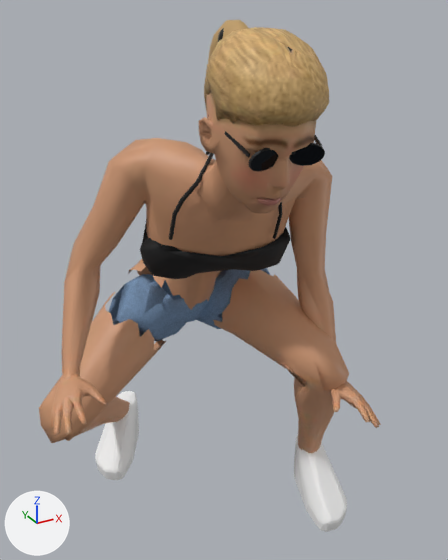
Renders of the glTF model characters/exports/aussie_girl_crowd.glb from each side of a commit.
The view is the same before and after, from a 50 mm lens placed at (-0.578, -1.108, 1.113), pointed at (-0.01, -0.075, 0.597). The axes (+X, +Y, +Z) are drawn at lower left. The lights are the same throughout. The first picture is the older version. Both versions are drawn at frame 0 of the action 'jump'; the numbers are the values there. Vertices at exactly the same position are counted once.

In view in the first picture: 'aussie_girl_crowd'.
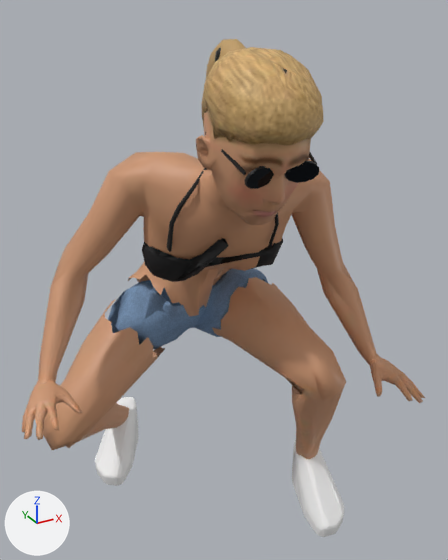
The change in detail:
me_aussie_girl_body_015 is used by ob_aussie_girl_crowd; location (0.0, 0.0, 0.0).
me_aussie_girl_body_015 had 2745 vertices, 5255 faces and spanned x -0.41..0.252, y -0.46..0.309, z -0.01..1.097.
me_aussie_girl_body_015 now has 2745 vertices, 5255 faces and spans x -0.459..0.309, y -0.45..0.316, z -0.033..1.071.
me_aussie_girl_body_015 part 1: the loose piece of 132 vertices spanning x -0.396..-0.088, y -0.048..0.272, z 0.093..0.536 is moved by (0.0, 0.007, -0.023).
me_aussie_girl_body_015 part 2: the loose piece of 137 vertices spanning x 0.005..0.229, y -0.311..0.024, z 0.1..0.59 is moved by (0.0, 0.007, -0.023).
me_aussie_girl_body_015 part 3: the loose piece of 317 vertices spanning x -0.181..-0.028, y -0.46..-0.257, z 0.904..1.089 is moved by (0.001, 0.011, -0.026).
me_aussie_girl_body_015 part 4: the loose piece of 33 vertices spanning x -0.124..-0.071, y -0.275..-0.254, z 1.042..1.094 is moved by (0.001, 0.011, -0.026).
me_aussie_girl_body_015 part 5: the loose piece of 124 vertices spanning x 0.147..0.252, y -0.273..-0.063, z -0.01..0.132 is moved by (0.0, 0.007, -0.023).
me_aussie_girl_body_015 part 6: the loose piece of 124 vertices spanning x -0.248..-0.093, y 0.118..0.309, z 0.001..0.143 is moved by (0.0, 0.007, -0.023).
me_aussie_girl_body_015 part 7: the loose piece of 32 vertices spanning x -0.1..-0.054, y -0.438..-0.42, z 0.916..0.947 is moved by (0.001, 0.011, -0.026).
me_aussie_girl_body_015 part 8: the loose piece of 32 vertices spanning x -0.164..-0.117, y -0.432..-0.417, z 0.915..0.946 is moved by (0.001, 0.011, -0.026).
me_aussie_girl_body_015 part 9: the loose piece of 32 vertices spanning x -0.102..-0.051, y -0.439..-0.417, z 0.915..0.949 is moved by (0.001, 0.011, -0.026).
me_aussie_girl_body_015 part 10: the loose piece of 8 vertices spanning x -0.055..-0.031, y -0.43..-0.334, z 0.937..0.98 is moved by (0.001, 0.011, -0.026).
me_aussie_girl_body_015 part 11: the loose piece of 32 vertices spanning x -0.166..-0.115, y -0.432..-0.414, z 0.914..0.948 is moved by (0.001, 0.011, -0.026).
me_aussie_girl_body_015 part 12: the loose piece of 8 vertices spanning x -0.173..-0.162, y -0.422..-0.324, z 0.935..0.978 is moved by (0.001, 0.011, -0.026).
me_aussie_girl_body_015 part 13: 1706 of 2745 vertices moved; they spanned x -0.41..0.183, y -0.447..0.207, z 0.354..1.097 and now span x -0.459..0.309, y -0.437..0.215, z 0.37..1.071; mean shift (0.008, 0.012, -0.016); largest move (-0.089, -0.106, 0.642) -> (-0.103, -0.259, 0.749).
Other edits to the shape of me_aussie_girl_body_015 do not show in these pictures.

Boxes [x1, y1, x2, y2] around the edits, measured in the pictures (448 x 560 px; the box of a moved part takes in the faces that stretch with it):
'aussie_girl_crowd', reshaped (18% wider): before [39, 20, 381, 532]; after [22, 39, 425, 537]
part 1 of me_aussie_girl_body_015, moved or reshaped: before [39, 292, 166, 443]; after [43, 299, 165, 450]
part 2 of me_aussie_girl_body_015, moved or reshaped: before [213, 270, 349, 453]; after [212, 277, 346, 459]
part 3 of me_aussie_girl_body_015, moved or reshaped: before [204, 27, 329, 126]; after [202, 47, 324, 145]
part 4 of me_aussie_girl_body_015, moved or reshaped (mostly hidden): before [218, 28, 224, 42]; after [215, 47, 221, 62]
part 5 of me_aussie_girl_body_015, moved or reshaped: before [294, 434, 347, 532]; after [292, 440, 344, 537]
part 6 of me_aussie_girl_body_015, moved or reshaped: before [95, 391, 139, 480]; after [95, 397, 139, 486]
part 7 of me_aussie_girl_body_015, moved or reshaped: before [291, 145, 324, 165]; after [286, 163, 318, 182]
part 8 of me_aussie_girl_body_015, moved or reshaped: before [251, 149, 279, 171]; after [247, 168, 274, 188]
part 9 of me_aussie_girl_body_015, moved or reshaped: before [289, 143, 325, 166]; after [284, 161, 319, 183]
part 10 of me_aussie_girl_body_015, moved or reshaped: before [314, 135, 322, 146]; after [309, 152, 317, 164]
part 11 of me_aussie_girl_body_015, moved or reshaped: before [249, 148, 274, 171]; after [245, 166, 269, 189]
part 12 of me_aussie_girl_body_015, moved or reshaped: before [208, 114, 250, 157]; after [205, 133, 246, 175]
part 13 of me_aussie_girl_body_015, moved or reshaped: before [51, 20, 381, 436]; after [22, 39, 425, 440]
